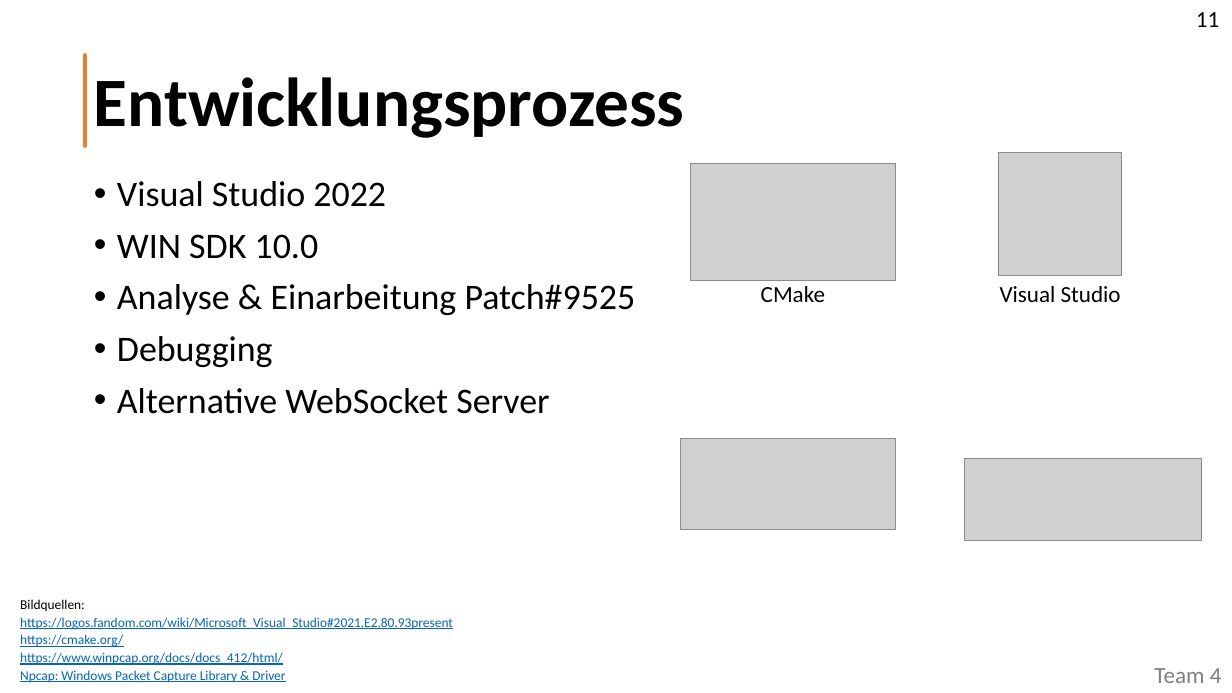
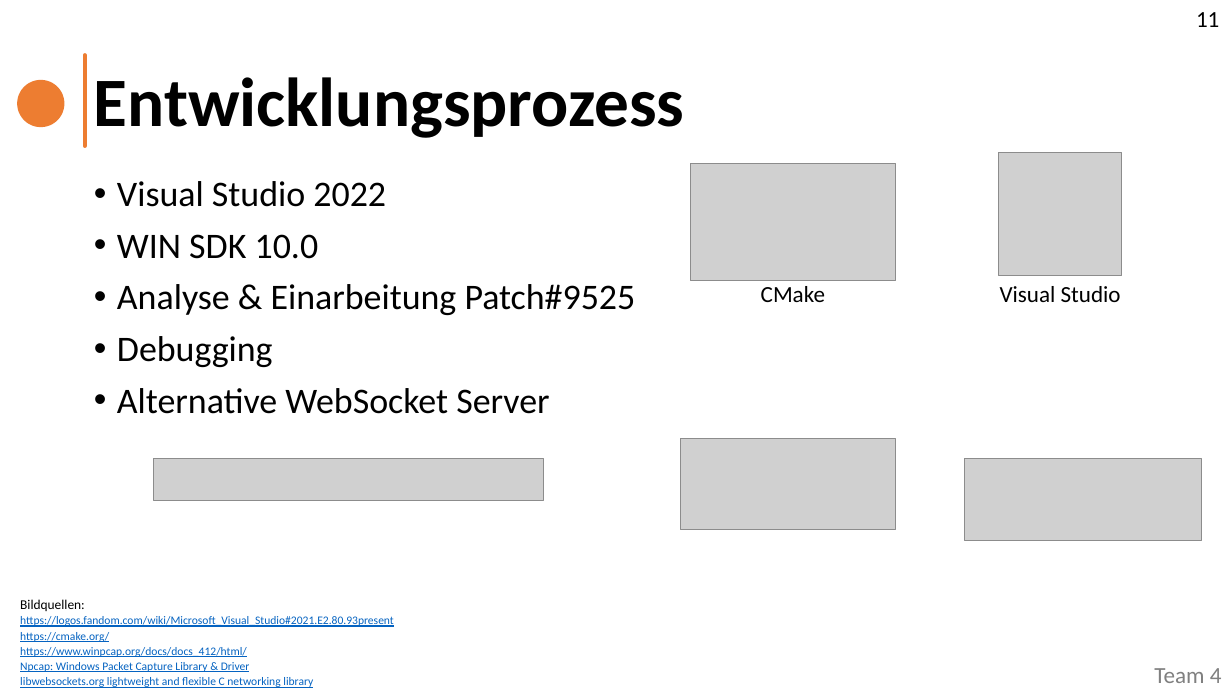
Before and after one commit to TINF20C/Team_4_Websockets-lwIP, a slide deck: slide 12 of PROJECT/Abgabe/TINF20C_Präsentation_Semester4_Team_4.pptx (slide 13 before the commit). Drawn at 1232x693 pixels with LibreOffice and Linux fonts; fonts in the diff are those of the drawing; grey boxes stand for pictures. Boxes give left, top, right and bottom in pixels: in the first picture for what was removed or moved away, otherwise in the second. Text is boxed around its words. In the diff, an @@ line names an element or a change of style, - is before the commit and + after.

```diff
--- a/PROJECT/Abgabe/TINF20C_Präsentation_Semester4_Team_4.pptx
+++ b/PROJECT/Abgabe/TINF20C_Präsentation_Semester4_Team_4.pptx
@@ ellipse added at bbox=[18, 79, 65, 127], fill #ED7D31 @@
@@ picture added at bbox=[153, 459, 544, 501] @@
@@ text at bbox=[20, 616, 394, 657]: size 10.5 to 9 pt in "https://logos.fandom.com/wiki/Microsoft_Visual_Studio#2021.E ...", "https://cmake.org/ https://www.winpcap.org/docs/docs_412/htm ..." @@
@@ text at bbox=[20, 662, 313, 688]: text changed; size 10.5 to 9 pt @@
-Npcap: Windows Packet Capture Library & Driver
+Npcap: Windows Packet Capture Library & Driver
+libwebsockets.org lightweight and flexible C networking library
```
Also in this commit, not shown: 15 other slides changed, 1 slide added, 2 slides removed, 1 other file.
